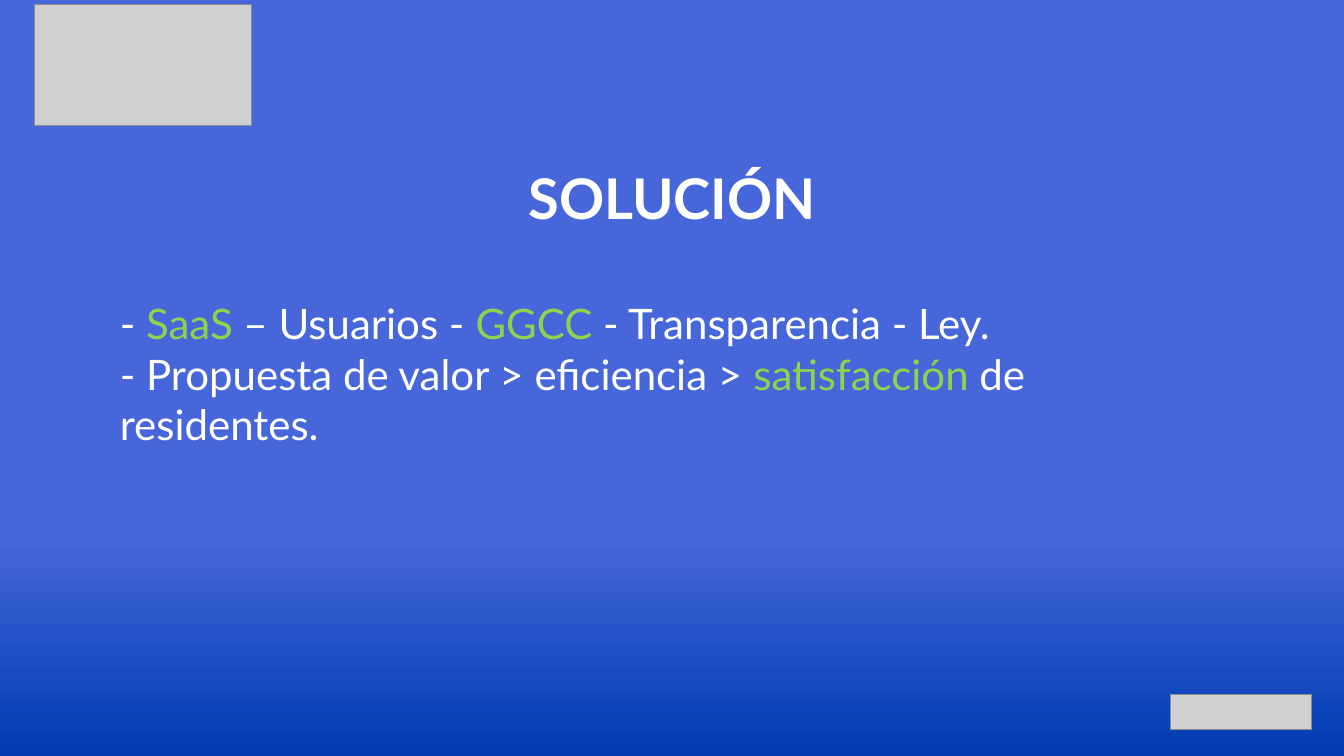
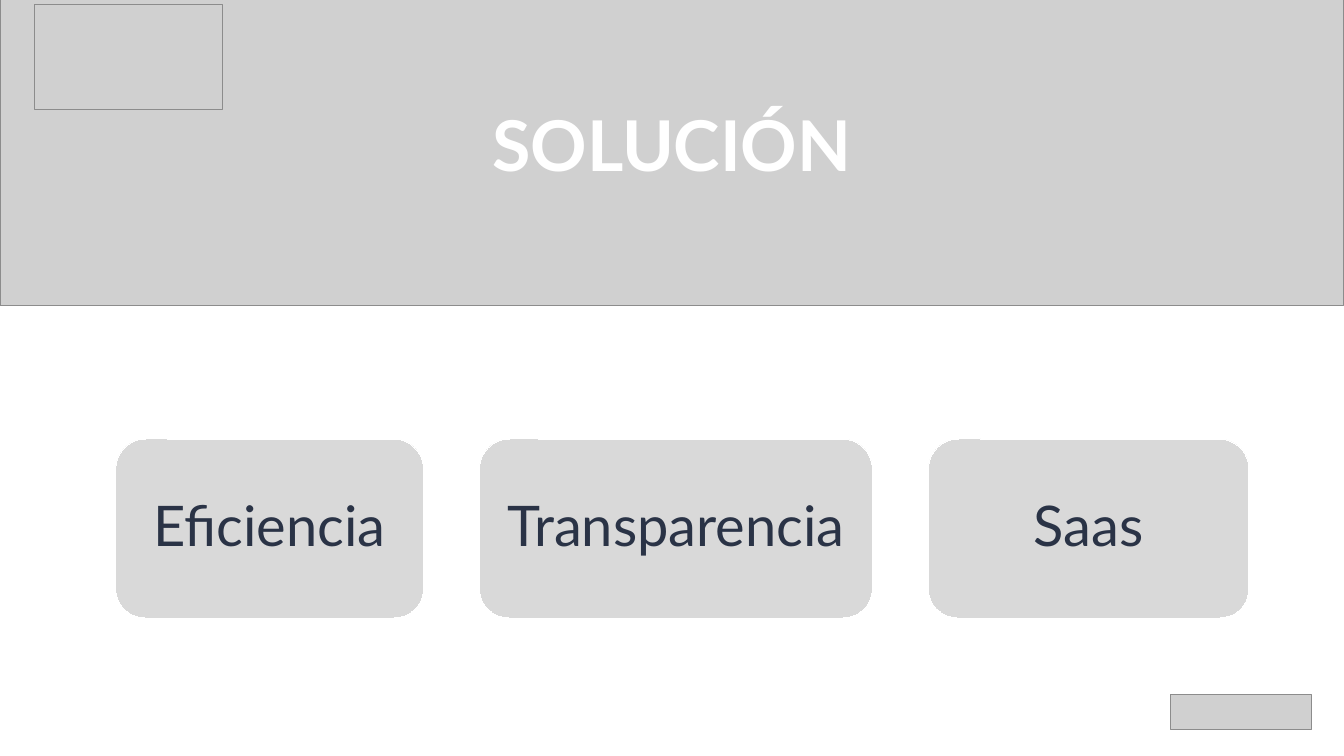
Before and after one commit to jorsandoval/IntDUC24, a slide deck: slide 5 of Fase 3/Evidencias Grupales/Presentacion Final Intelificio.pptx (slide 4 before the commit). Drawn at 1344x756 pixels with LibreOffice and Linux fonts; fonts in the diff are those of the drawing; grey boxes stand for pictures; background and template pictures are left out. Boxes give left, top, right and bottom in pixels: in the first picture for what was removed or moved away, otherwise in the second. Text is boxed around its words. In the diff, an @@ line names an element or a change of style, - is before the commit and + after.

```diff
--- a/Fase 3/Evidencias Grupales/Presentacion Final Intelificio.pptx
+++ b/Fase 3/Evidencias Grupales/Presentacion Final Intelificio.pptx
@@ background picture (left out) to #FFFFFF @@
@@ picture added at box(0, 0, 1344, 307) @@
@@ picture: place and size @@
-picture at box(35, 4, 252, 126)
+picture at box(35, 4, 223, 110)
@@ text "SOLUCIÓN": place and size @@
-text "SOLUCIÓN" at box(528, 170, 815, 220)
+text "SOLUCIÓN" at box(492, 110, 851, 171)
@@ text "SOLUCIÓN" at box(492, 110, 851, 171): size 40 to 50 pt @@
@@ text removed at box(120, 308, 1025, 441) @@
-- SaaS – Usuarios - GGCC - Transparencia - Ley.
-- Propuesta de valor > eficiencia > satisfacción de residentes.
@@ rounded rectangle added at box(116, 440, 423, 619), fill #D9D9D9, outline #FFFFFF 0.75 pt, 40 pt, text #2A3346 @@
+Eficiencia
@@ rounded rectangle added at box(480, 440, 873, 619), fill #D9D9D9, outline #FFFFFF 0.75 pt, 40 pt, text #2A3346 @@
+Transparencia
@@ rounded rectangle added at box(929, 440, 1249, 619), fill #D9D9D9, outline #FFFFFF 0.75 pt, 40 pt, text #2A3346 @@
+Saas
```
Also in this commit, not shown: 7 other slides changed, 8 slides added, 9 slides removed.
